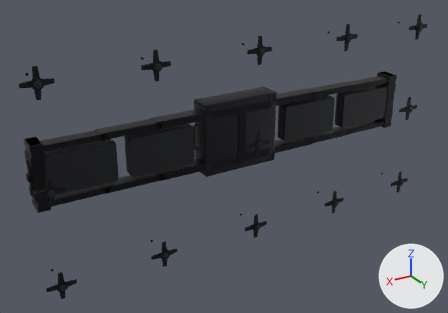
A saved change to the glTF model gadgets/crx7-wallseal/crx7-wallseal-xl.glb.
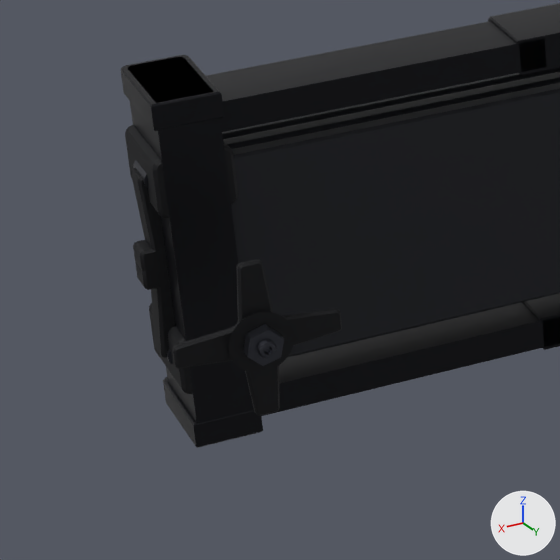
The first picture shows the older version from a 50 mm camera at (3.04, 4.72, 3.17) aimed at (0.2, 0.0, 0.81). The close-ups show the older and then the newer version on the part from 0% to 24% of the width and 40% to 75% of the height of that picture. Only the edits that show in the close-ups are written down. Every picture has the same lights, and +X, +Y and +Z are marked at lower right. Both versions are drawn at frame 27 of the action 'deploy'; the numbers are the values there. Vertices at exactly the same position are counted once.

Objects in the first close-up: 'beam_bottom_right_3_tube', 'beam_top_right_2_tube', 'beam_top_right_3_tube', 'panel_plate.005', 'panel_plate.011', 'panel_plate.017', 'panel_plate.029', 'rail_right_clamp_bottom_bracket', 'rail_right_clamp_top_bracket', 'rail_right_jaw_bottom_hook', 'rail_right_jaw_bottom_pin', 'rail_right_jaw_top_hook', 'rail_right_jaw_top_pin', 'rail_right_sleeve', 'star_plate.006' and 3 more.
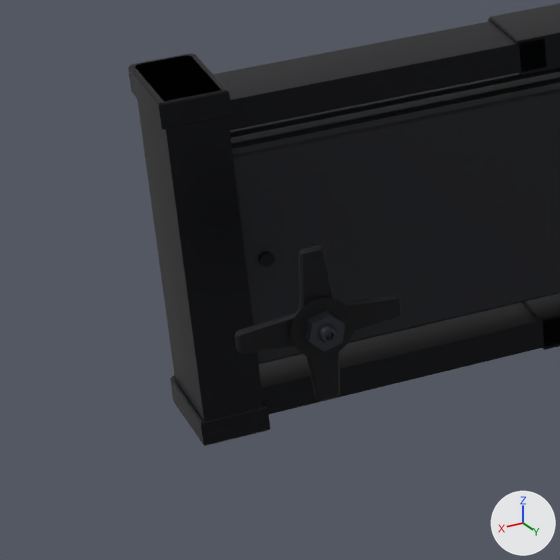
ob_rail_right is not drawn itself; it is the parent of ob_rail_right_sleeve, ob_rail_right_sleeve_bolts, ob_rail_right_sleeve_led, ob_rail_right_upper_1, ob_rail_right_upper_2, ob_rail_right_lower_1, ob_rail_right_lower_2.
ob_tie_rod_7 is not drawn itself; it is the parent of ob_tie_rod_006.
ob_star_7 is not drawn itself; it is the parent of ob_star_plate_006, ob_star_nut_006.

Boxes [x1, y1, x2, y2] around the edits, measured in the close-ups (560 x 560 px; the box of a moved part takes in the faces that stretch with it):
'rail_right_sleeve', moved: before [121, 55, 263, 448]; after [128, 53, 270, 446]
'star_plate.006', moved: before [172, 259, 342, 416]; after [235, 245, 402, 401]
'star_nut.006', moved: before [243, 324, 284, 366]; after [305, 310, 345, 352]
'rail_right_clamp_top_bracket', reshaped, moved (not visible afterwards): before [125, 125, 238, 218]
'rail_right_jaw_top_hook', deleted (black): before [131, 168, 168, 271]
'rail_right_jaw_bottom_hook', deleted (black): before [136, 263, 176, 358]
'rail_right_clamp_bottom_bracket', reshaped, moved (not visible afterwards): before [149, 303, 192, 394]
'tie_rod.006', moved (not visible before): after [259, 252, 275, 267]
'rail_right_jaw_top_pin', deleted (mostly hidden): before [133, 160, 149, 188]
'rail_right_jaw_bottom_pin', deleted (mostly hidden): before [167, 349, 173, 364]
part 1 of me_mesh_48, moved or reshaped (not visible afterwards): before [125, 125, 169, 218]
part 2 of me_mesh_48, moved or reshaped (not visible afterwards): before [162, 140, 238, 216]
part 3 of me_mesh_59, moved or reshaped (not visible afterwards): before [149, 303, 192, 394]
part 4 of me_mesh_59, moved or reshaped (not visible afterwards): before [187, 367, 192, 392]

The change, as a diff of the scene's bpy script:
```diff
--- a/gadgets/crx7-wallseal/crx7-wallseal-xl.glb.py
+++ b/gadgets/crx7-wallseal/crx7-wallseal-xl.glb.py
@@ me_mesh_48 @@
 # used by ob_rail_right_clamp_top_bracket; parent = ob_rail_right_clamp_top; location = (0.0, 0.0, 0.0)
-me_mesh_48.from_pydata(...)  # 400 vertices, 796 faces; spans x -0.063..0.063, y -0.178..-0.003, z 0.105..0.205
+me_mesh_48.from_pydata(...)  # 400 vertices, 796 faces; spans x -0.048..0.048, y -0.178..-0.003, z 0.105..0.205
+# me_mesh_48 part 1: all 200 vertices in x 0.046..0.063, y -0.178..-0.003, z 0.105..0.205 are moved by (-0.015, 0.0, 0.0)
+# me_mesh_48 part 2: all 200 vertices in x -0.063..-0.046, y -0.178..-0.003, z 0.105..0.205 are moved by (0.015, 0.0, 0.0)
 me_mesh_48.materials.append(mat_black_steel)
@@ me_mesh_59 @@
 # used by ob_rail_right_clamp_bottom_bracket; parent = ob_rail_right_clamp_bottom; location = (0.0, 0.0, 0.0)
-me_mesh_59.from_pydata(...)  # 400 vertices, 796 faces; spans x -0.063..0.063, y -0.178..-0.003, z -0.205..-0.105
+me_mesh_59.from_pydata(...)  # 400 vertices, 796 faces; spans x -0.048..0.048, y -0.178..-0.003, z -0.205..-0.105
+# me_mesh_59 part 3: all 200 vertices in x 0.046..0.063, y -0.178..-0.003, z -0.205..-0.105 are moved by (-0.015, 0.0, 0.0)
+# me_mesh_59 part 4: all 200 vertices in x -0.063..-0.046, y -0.178..-0.003, z -0.205..-0.105 are moved by (0.015, 0.0, 0.0)
 me_mesh_59.materials.append(mat_black_steel)
@@ ob_rail_right @@
 ob_rail_right.parent = ob_crx7_wallseal_xl
-ob_rail_right.location = (1.955, 0.0, 1.0)
+ob_rail_right.location = (1.943, 0.0, 1.0)
@@ ob_rail_right_jaw_top_hook @@
-ob_rail_right_jaw_top_hook = bpy.data.objects.new('rail_right_jaw_top_hook', me_mesh_50)
-ob_rail_right_jaw_top_hook.parent = ob_rail_right_jaw_top
-ob_rail_right_jaw_top_hook.location = (0.0, 0.0, 0.0)
@@ ob_rail_right_jaw_top_pin @@
-ob_rail_right_jaw_top_pin = bpy.data.objects.new('rail_right_jaw_top_pin', me_mesh_51)
-ob_rail_right_jaw_top_pin.parent = ob_rail_right_jaw_top
-ob_rail_right_jaw_top_pin.location = (0.0, 0.0, 0.0)
@@ ob_rail_right_jaw_bottom_hook @@
-ob_rail_right_jaw_bottom_hook = bpy.data.objects.new('rail_right_jaw_bottom_hook', me_mesh_61)
-ob_rail_right_jaw_bottom_hook.parent = ob_rail_right_jaw_bottom
-ob_rail_right_jaw_bottom_hook.location = (0.0, 0.0, 0.0)
@@ ob_rail_right_jaw_bottom_pin @@
-ob_rail_right_jaw_bottom_pin = bpy.data.objects.new('rail_right_jaw_bottom_pin', me_mesh_62)
-ob_rail_right_jaw_bottom_pin.parent = ob_rail_right_jaw_bottom
-ob_rail_right_jaw_bottom_pin.location = (0.0, 0.0, 0.0)
@@ ob_tie_rod_7 @@
 ob_tie_rod_7.parent = ob_far_side
-ob_tie_rod_7.location = (1.955, -0.31, 1.0)
+ob_tie_rod_7.location = (1.86, -0.31, 1.0)
 ob_tie_rod_7.scale = (1.0, 0.02, 1.0)
@@ ob_star_7 @@
 ob_star_7.parent = ob_far_side
-ob_star_7.location = (1.955, -0.04, 1.0)
+ob_star_7.location = (1.86, -0.04, 1.0)
 ob_star_7.rotation_euler = (0.0, 0.785, 0.0)  # degrees (0, 45, 0)
```
